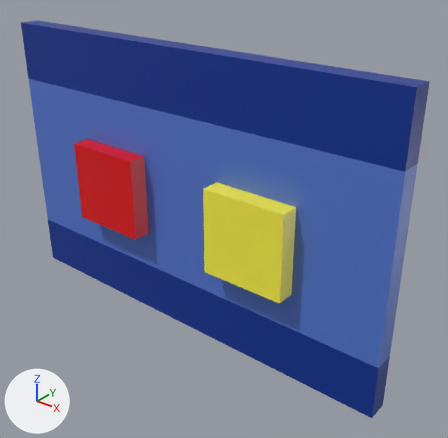
The glTF model 3dModels/shutDownMenu.glb as it was, and as the next commit left it.
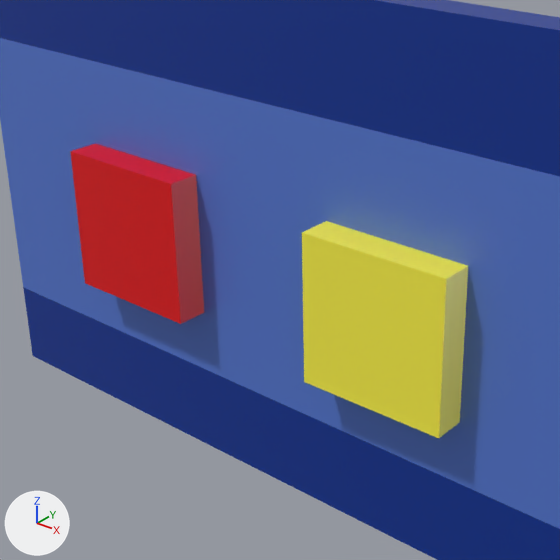
Each version is shown whole from a 50 mm lens placed at (0.536, -0.569, 0.554), pointed at (0.056, 0.032, 0.182), then close up on the part from 8% to 78% of the width and 13% to 85% of the height. Every picture has the same lights, and +X, +Y and +Z are marked at lower left. Where no turn or scale is listed for an object, it has been applied to the vertices.
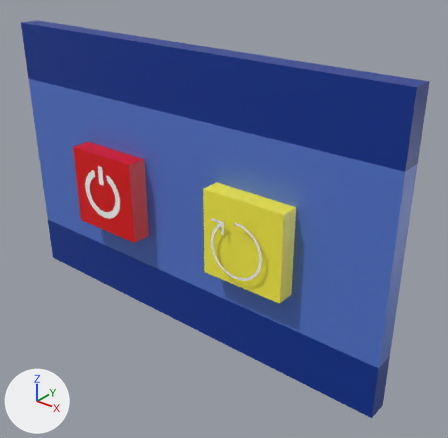
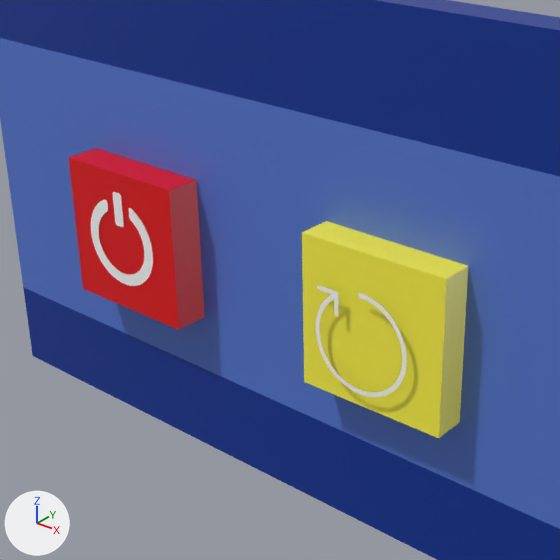
What differs and where, as boxes [x1, y1, x2, y2] in the close-ups (560 x 560 px):
'ShutDownButton', moved: before [70, 143, 204, 324]; after [68, 148, 205, 330]
'ShutDownButton.001', added: after [91, 192, 153, 286]
'resetButton.001', added: after [316, 285, 407, 397]

The change, as a list of edits to the scene's bpy script:
```text
Add mat_svgmat_001:
    mat_svgmat_001 = principled_material('SVGMat.001')
    mat_svgmat_001.base_color = (1.0, 1.0, 1.0)  # white #ffffff
    mat_svgmat_001.roughness = 0.4
Add mat_svgmat:
    mat_svgmat = principled_material('SVGMat')
    mat_svgmat.base_color = (1.0, 1.0, 1.0)  # white #ffffff
    mat_svgmat.roughness = 0.4
Add me_curve_002:
    me_curve_002.from_pydata(...)  # 301 vertices, 297 faces; spans x 0.0031..0.0785, y 0.0, z 0.0..0.0816
    me_curve_002.materials.append(mat_svgmat_001)  # white #ffffff
Add me_curve:
    me_curve.from_pydata(...)  # 314 vertices, 312 faces; spans x 0.0034..0.0825, y 0.0, z 0.0034..0.0825
    me_curve.materials.append(mat_svgmat)  # white #ffffff
Change ob_shutdownbutton:
    ob_shutdownbutton.location: (-0.1236, -0.0028, 0.1934) -> (-0.1236, -0.0054, 0.1891)
Add ob_shutdownbutton_001:
    ob_shutdownbutton_001 = bpy.data.objects.new('ShutDownButton.001', me_curve_002)
    ob_shutdownbutton_001.location = (-0.1666, -0.0266, 0.151)
Add ob_resetbutton_001:
    ob_resetbutton_001 = bpy.data.objects.new('resetButton.001', me_curve)
    ob_resetbutton_001.location = (0.0838, -0.034, 0.1407)
```
